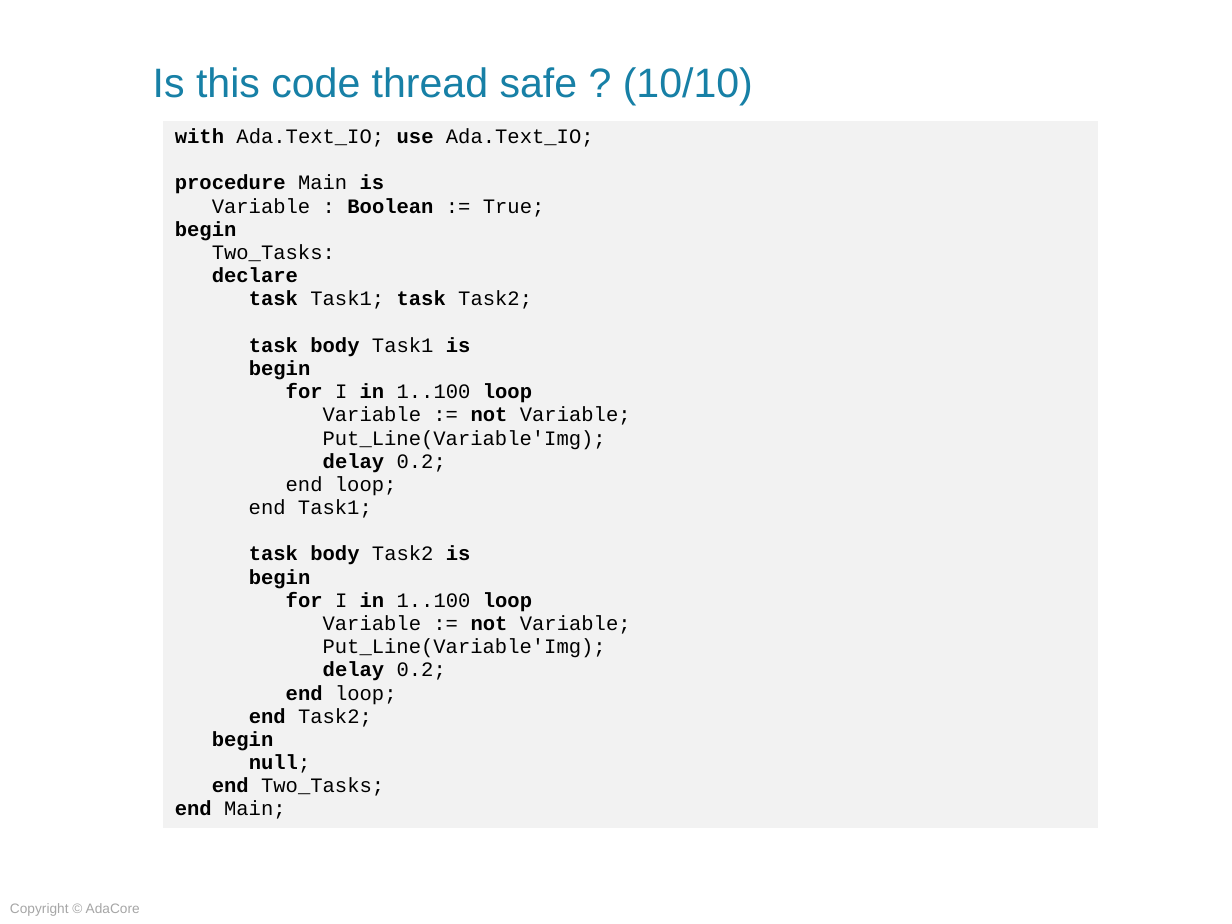
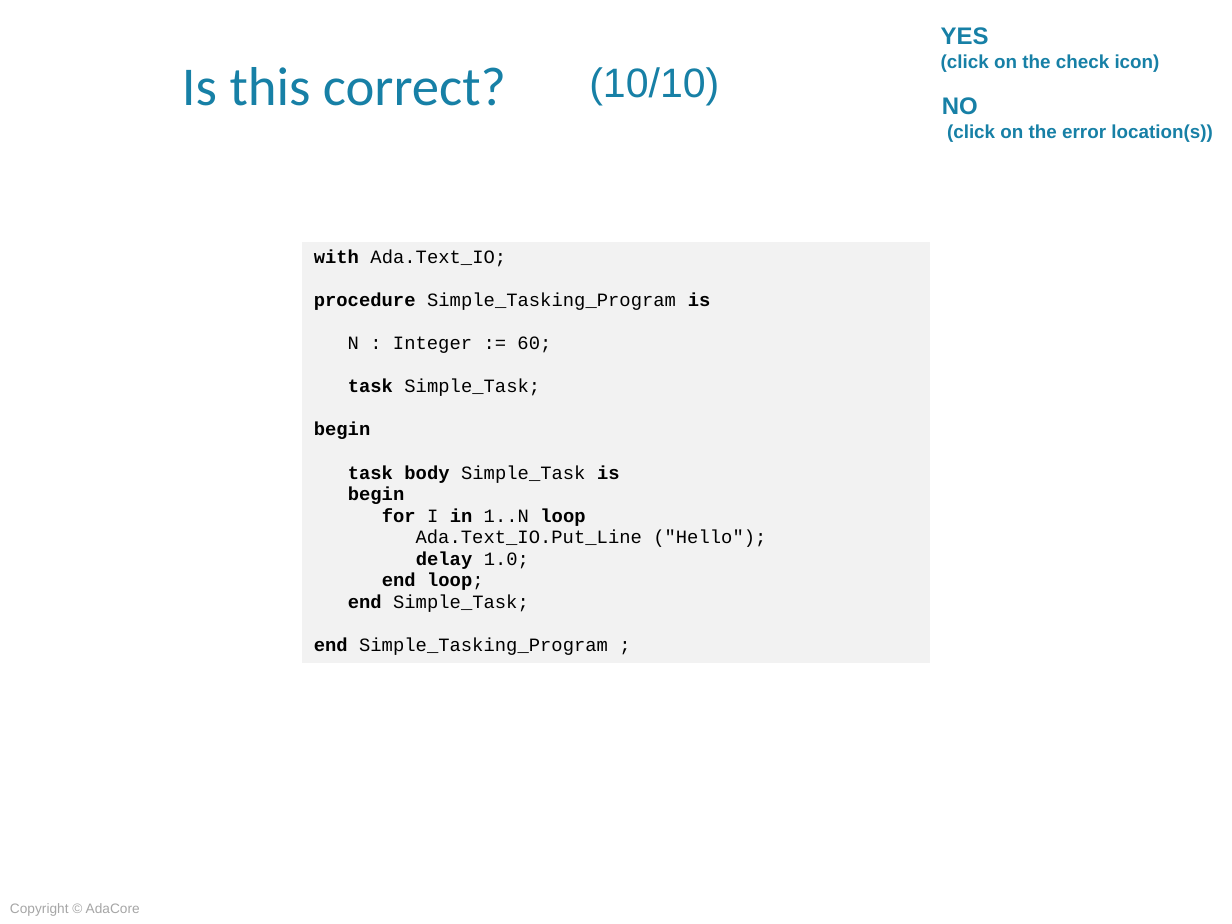
Before and after one commit to AdaCoreU/Courses, a slide deck: slide 34 of lectures/05_Concurrency/01_Basic_Concepts/Slides/01_Basic_Concepts.pptx. Drawn at 1232x924 pixels with LibreOffice and Linux fonts; fonts in the diff are those of the drawing; background and template pictures are left out. Boxes give left, top, right and bottom in pixels: in the first picture for what was removed or moved away, otherwise in the second. Text is boxed around its words. In the diff, an @@ line names an element or a change of style, - is before the commit and + after.

```diff
--- a/lectures/05_Concurrency/01_Basic_Concepts/Slides/01_Basic_Concepts.pptx
+++ b/lectures/05_Concurrency/01_Basic_Concepts/Slides/01_Basic_Concepts.pptx
@@ text added at [941, 27, 1160, 72], 11 pt, text #1780A6, bold @@
+YES
+(click on the check icon)
@@ title removed at [153, 67, 753, 105] @@
-Is this code thread safe ? (10/10)
@@ text added at [182, 67, 506, 106], 32 pt, text #1780A6 @@
+Is this correct?
@@ title added at [589, 67, 719, 105], 24 pt, text #1780A6 @@
+(10/10)
@@ text added at [942, 97, 1213, 142], 11 pt, text #1780A6, bold @@
+NO
+(click on the error location(s))
@@ table at [302, 241, 931, 683] @@
@@ row 1, column 1: "with Ada.Text_IO; use Ada.Text_IO; / procedure Main is / Variable : Boolean := True; / begin / Two_Tasks: / declare / task Task1; task Task2; / task body Task1 is / begin / for I in 1..100 loop / Variable := not Variable; / Put_Line(Variable'Img); / delay 0.2; / end loop; / end Task1; / task body Task2 is / begin / for I in 1..100 loop / Variable := not Variable; / Put_Line(Variable'Img); / delay 0.2; / end loop; / end Task2; / begin / null; / end Two_Tasks; / end Main;" to "with Ada.Text_IO; / procedure Simple_Tasking_Program is / N : Integer := 60; / task Simple_Task; / begin / task body Simple_Task is / begin / for I in 1..N loop / Ada.Text_IO.Put_Line ("Hello"); / delay 1.0; / end loop; / end Simple_Task; / end Simple_Tasking_Program ;" @@
@@ table: place and size @@
-table at [163, 121, 1099, 872]
+table at [302, 241, 931, 683]
```
Also in this commit, not shown: 1 slide added, 1 slide removed, 1 other file.
